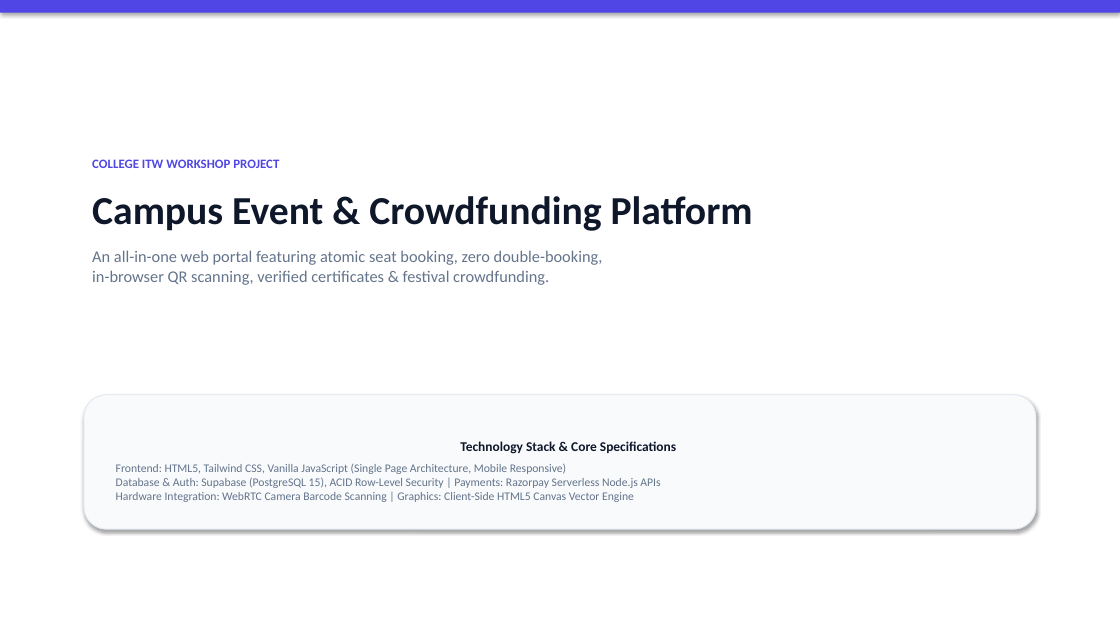
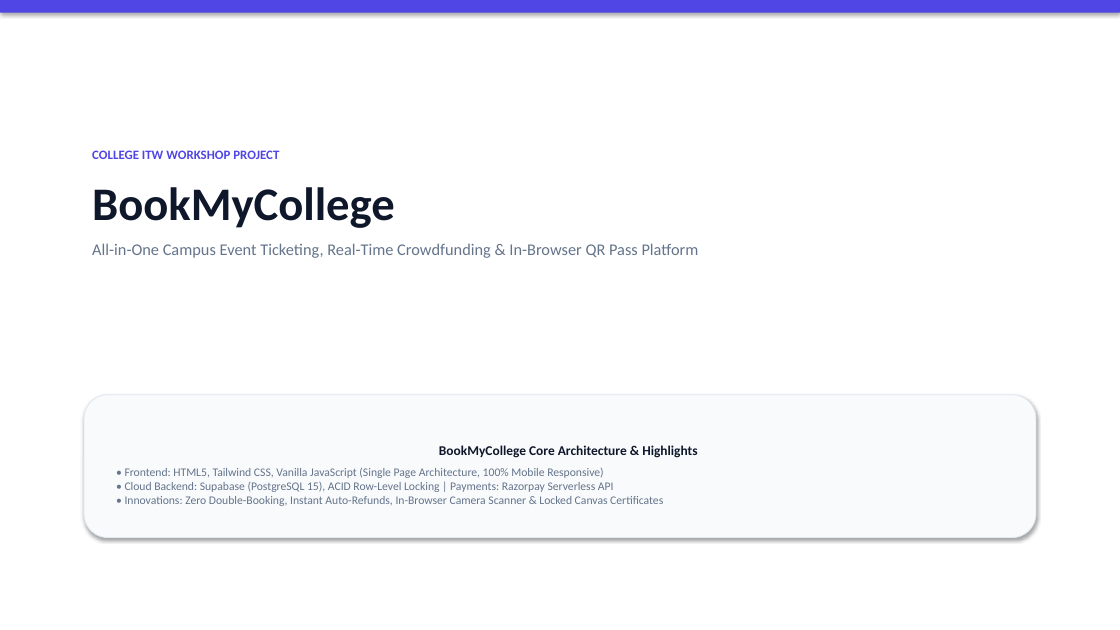
Before and after one commit to HarshitSingh-1/ITW, a slide deck: slide 1 of CAMPUS_EVENT_PLATFORM_PRESENTATION.pptx. Drawn at 1120x630 pixels with LibreOffice and Linux fonts; fonts in the diff are those of the drawing. Boxes give left, top, right and bottom in pixels: in the first picture for what was removed or moved away, otherwise in the second. Text is boxed around its words. In the diff, an @@ line names an element or a change of style, - is before the commit and + after.

Commit message:
branding: prominently integrate BookMyCollege across PowerPoint deck and viva guides

```diff
--- a/CAMPUS_EVENT_PLATFORM_PRESENTATION.pptx
+++ b/CAMPUS_EVENT_PLATFORM_PRESENTATION.pptx
@@ text "COLLEGE ITW WORKSHOP PROJECT": place and size @@
-text "COLLEGE ITW WORKSHOP PROJECT" at (92, 159, 753, 285)
+text "COLLEGE ITW WORKSHOP PROJECT" at (92, 150, 699, 258)
@@ text at (92, 150, 279, 159): less space between paragraphs @@
@@ text at (92, 187, 699, 258): text changed @@
-Campus Event & Crowdfunding Platform
-An all-in-one web portal featuring atomic seat booking, zero double-booking,
-in-browser QR scanning, verified certificates & festival crowdfunding.
+BookMyCollege
+All-in-One Campus Event Ticketing, Real-Time Crowdfunding & In-Browser QR Pass Platform
@@ rounded rectangle "BookMyCollege Core Architecture & Highlights": place and size @@
-rounded rectangle "BookMyCollege Core Architecture & Highlights" at (84, 395, 1036, 529)
+rounded rectangle "BookMyCollege Core Architecture & Highlights" at (84, 395, 1036, 538)
@@ text in rounded rectangle at (125, 445, 697, 506): text changed @@
-Technology Stack & Core Specifications
-Frontend: HTML5, Tailwind CSS, Vanilla JavaScript (Single Page Architecture, Mobile Responsive)
-Database & Auth: Supabase (PostgreSQL 15), ACID Row-Level Security | Payments: Razorpay Serverless Node.js APIs
-Hardware Integration: WebRTC Camera Barcode Scanning | Graphics: Client-Side HTML5 Canvas Vector Engine
+BookMyCollege Core Architecture & Highlights
+• Frontend: HTML5, Tailwind CSS, Vanilla JavaScript (Single Page Architecture, 100% Mobile Responsive)
+• Cloud Backend: Supabase (PostgreSQL 15), ACID Row-Level Locking | Payments: Razorpay Serverless API
+• Innovations: Zero Double-Booking, Instant Auto-Refunds, In-Browser Camera Scanner & Locked Canvas Certificates
```
Also in this commit, not shown: 11 other slides changed, 3 other files.
